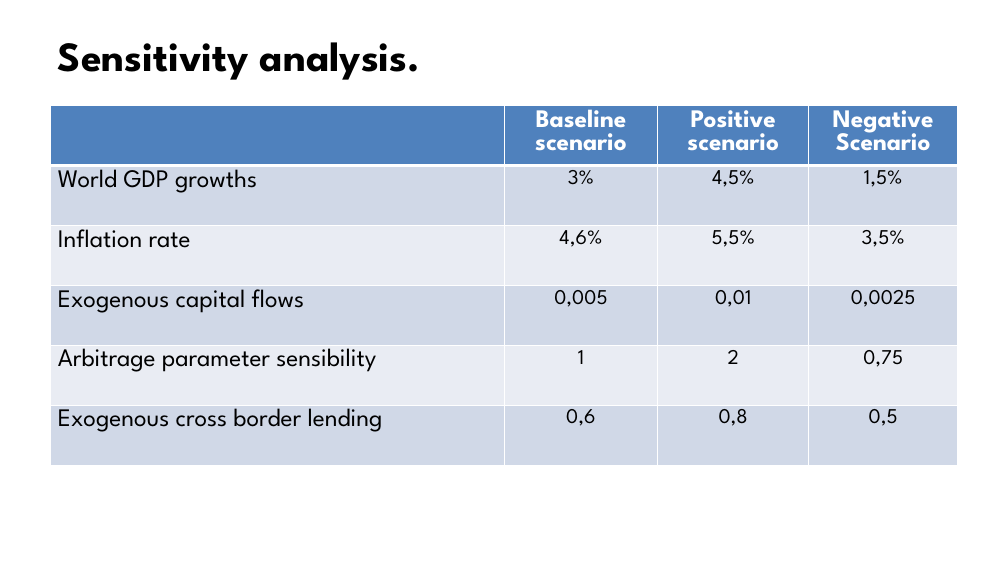
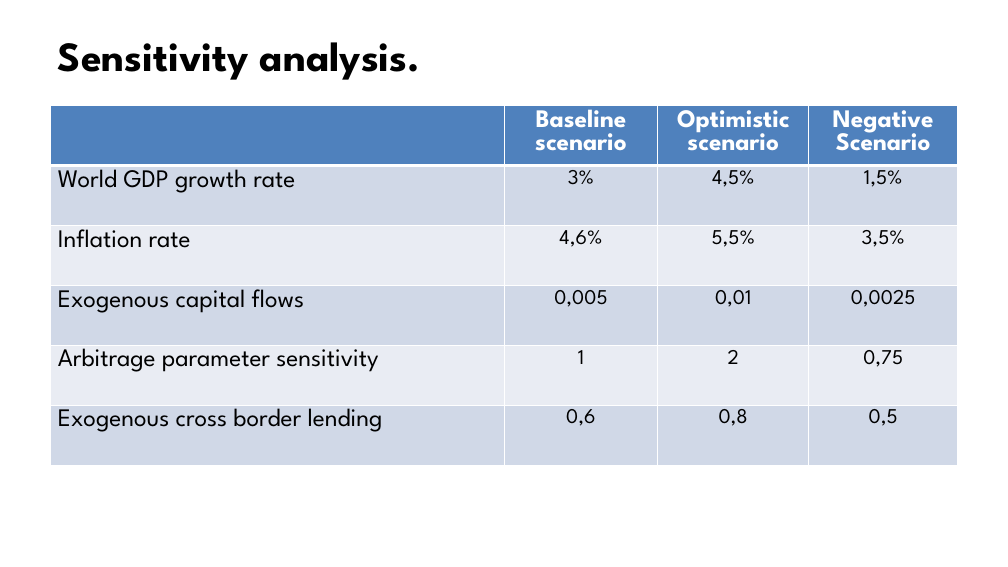
Before and after one commit to jhanandrade/AFD-Project, a slide deck: slide 9 of Documentos/Presentación 15 de Diciembre de 2020.pptx. Drawn at 1008x567 pixels with LibreOffice and Linux fonts; fonts in the diff are those of the drawing; background and template pictures are left out. Boxes give left, top, right and bottom in pixels: in the first picture for what was removed or moved away, otherwise in the second. Text is boxed around its words. In the diff, an @@ line names an element or a change of style, - is before the commit and + after.

Commit message:
presentation

```diff
--- a/Documentos/Presentación 15 de Diciembre de 2020.pptx
+++ b/Documentos/Presentación 15 de Diciembre de 2020.pptx
@@ table at [51, 106, 958, 473] @@
-row 1, column 3: Positive scenario
+row 1, column 3: Optimistic scenario
-row 2, column 1: World GDP growths
+row 2, column 1: World GDP growth rate
-row 5, column 1: Arbitrage parameter sensibility
+row 5, column 1: Arbitrage parameter sensitivity
```
Also in this commit, not shown: 2 other slides changed.
